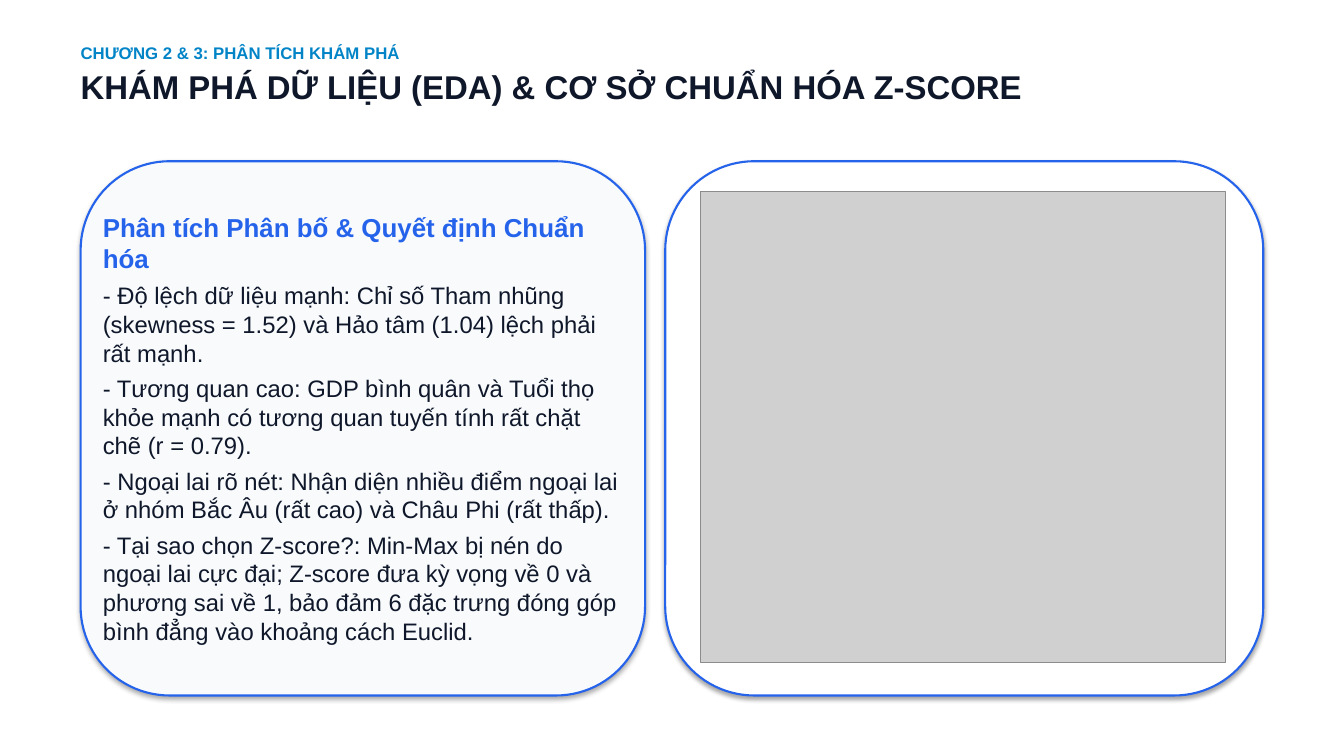
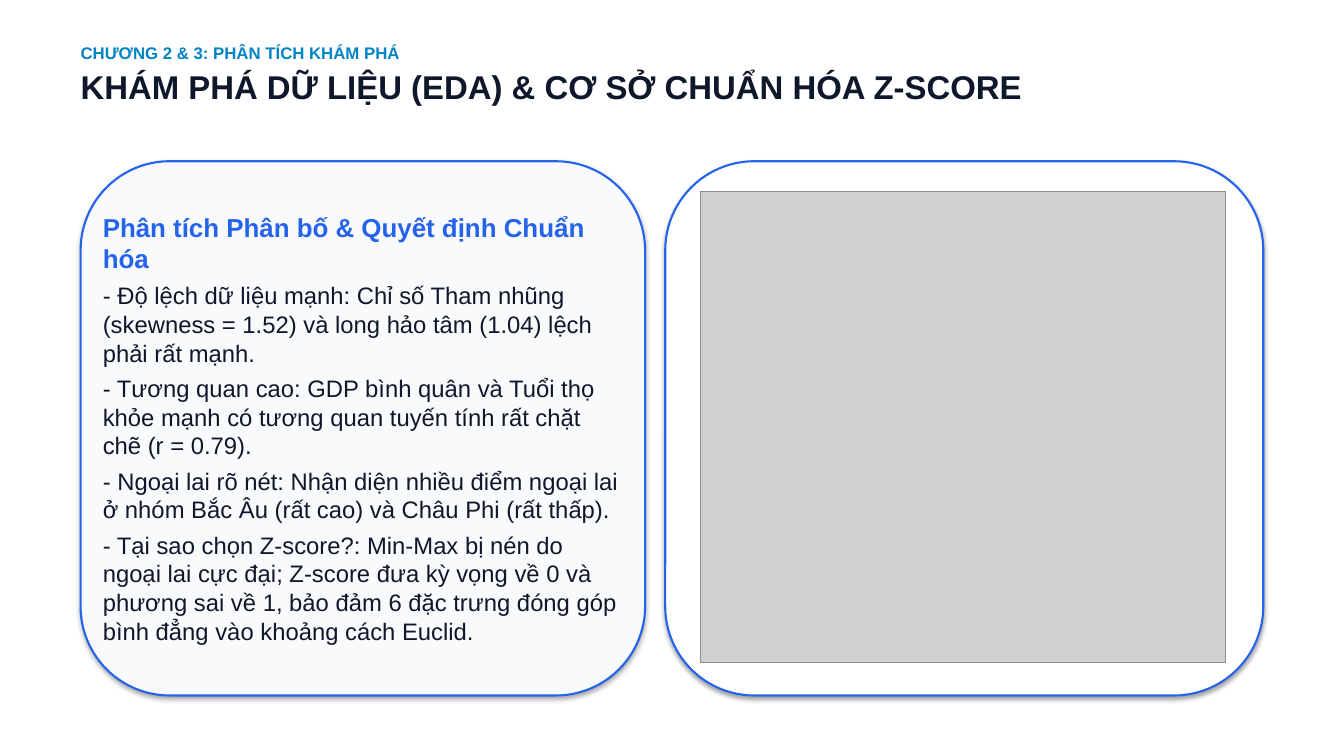
Before and after one commit to mtzwyu/world-happiness-clustering, a slide deck: slide 6 of Nhom12_BaoCao_Slides.pptx. Drawn at 1344x756 pixels with LibreOffice and Linux fonts; fonts in the diff are those of the drawing; grey boxes stand for pictures. Boxes give left, top, right and bottom in pixels: in the first picture for what was removed or moved away, otherwise in the second. Text is boxed around its words. In the diff, an @@ line names an element or a change of style, - is before the commit and + after.

```diff
--- a/Nhom12_BaoCao_Slides.pptx
+++ b/Nhom12_BaoCao_Slides.pptx
@@ text at (103,285,592,367): text changed @@
-- Độ lệch dữ liệu mạnh: Chỉ số Tham nhũng (skewness = 1.52) và Hảo tâm (1.04) lệch phải rất mạnh.
+- Độ lệch dữ liệu mạnh: Chỉ số Tham nhũng (skewness = 1.52) và long hảo tâm (1.04) lệch phải rất mạnh.
```
Also in this commit, not shown: 4 other slides changed, 5 other files.
